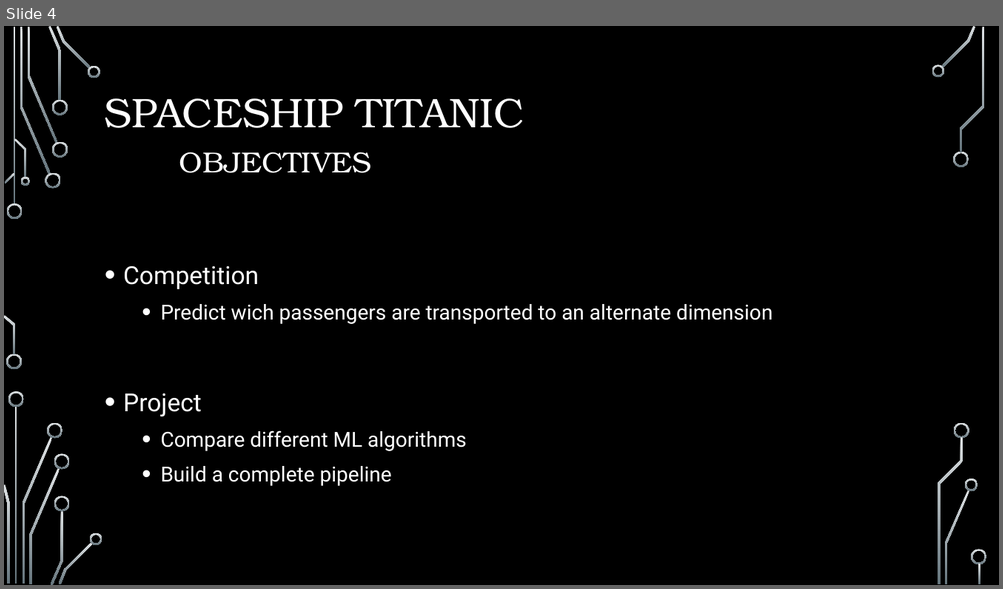
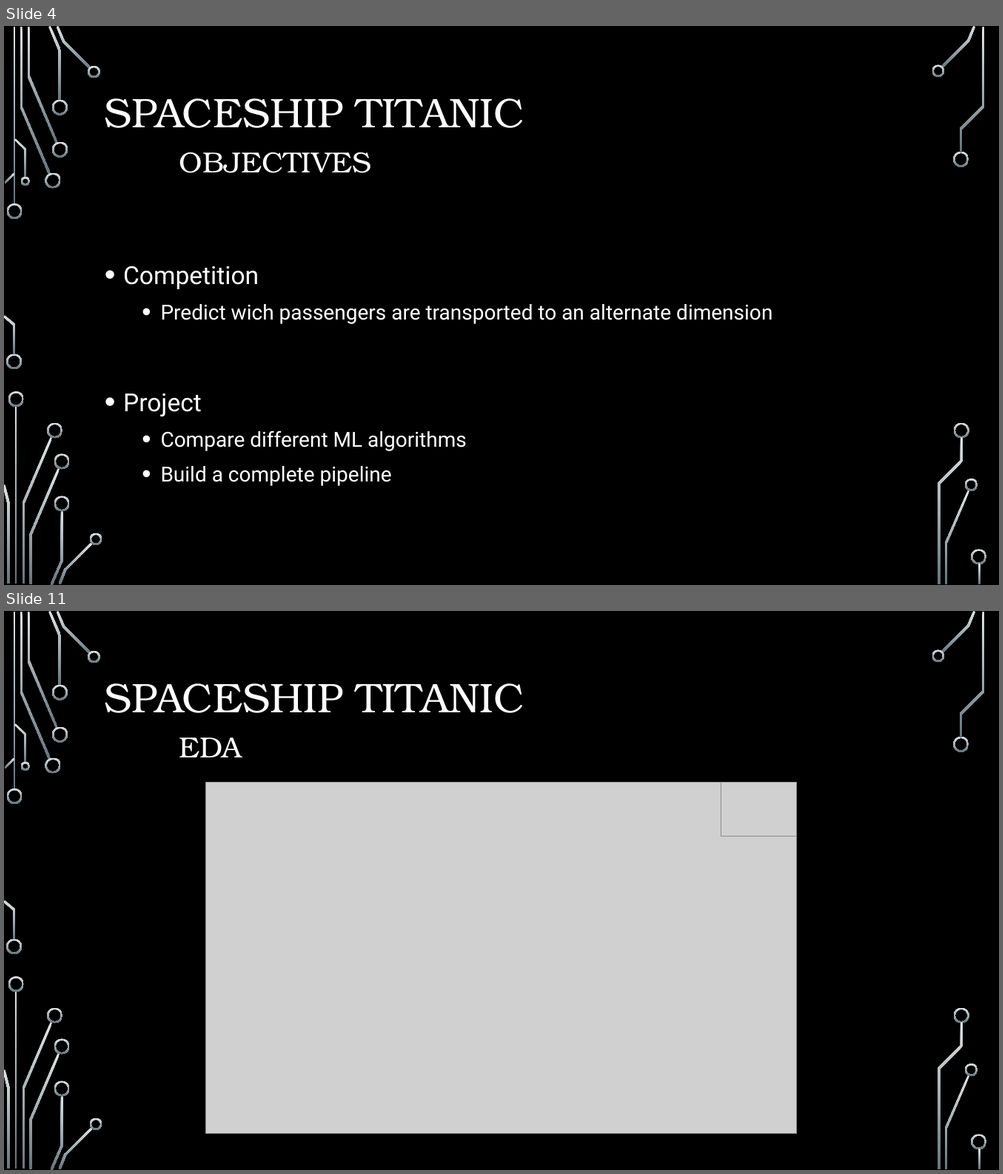
Before and after one commit to gustavossbarros/Ironhack_Final_Project_Spaceship_Titanic, a slide deck: deliverables/Final Project Presentation.pptx. Shown one above the other, each under a label of ours: slide 4 before the commit, slides 4 and 11 after it; the slides between them are not shown. The pictures are 1003x589 and 1003x1174 pixels, drawn with LibreOffice and Linux fonts; fonts in the diff are those of the drawing; grey boxes stand for pictures; background and template pictures are left out. Boxes give left, top, right and bottom in pixels: in the first picture for what was removed or moved away, otherwise in the second. Text is boxed around its words. In the diff, an @@ line names an element or a change of style, - is before the commit and + after.

```diff
--- a/deliverables/Final Project Presentation.pptx
+++ b/deliverables/Final Project Presentation.pptx
@@ slide 11 added at (x1=4, y1=611, x2=999, y2=1170), background picture (left out); not listed: 36 template elements that a slide beside it also shows @@
@@ title added at (x1=105, y1=684, x2=524, y2=758), 40 pt, text #FFFFFF @@
+SPACESHIP TITANIC
+EDA
@@ picture added at (x1=206, y1=782, x2=797, y2=1134) @@
@@ picture added at (x1=720, y1=782, x2=797, y2=836) @@
```
Also in this commit, not shown: 1 slide changed, 12 other slides added, 6 slides removed.
